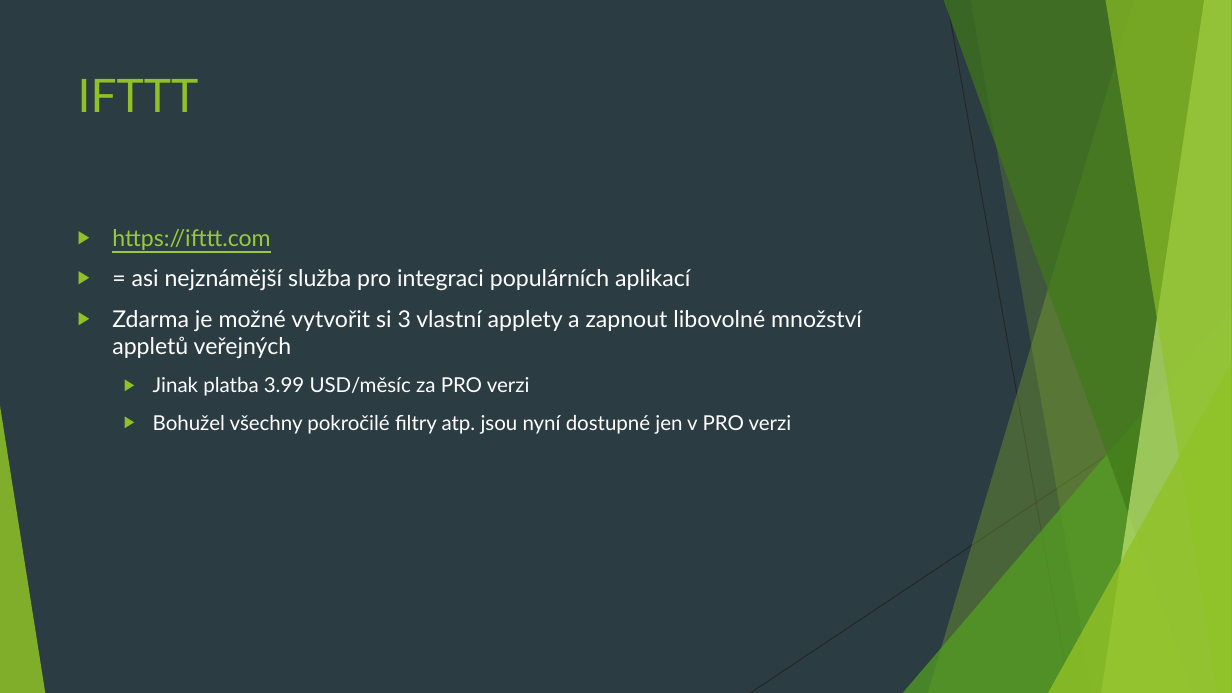
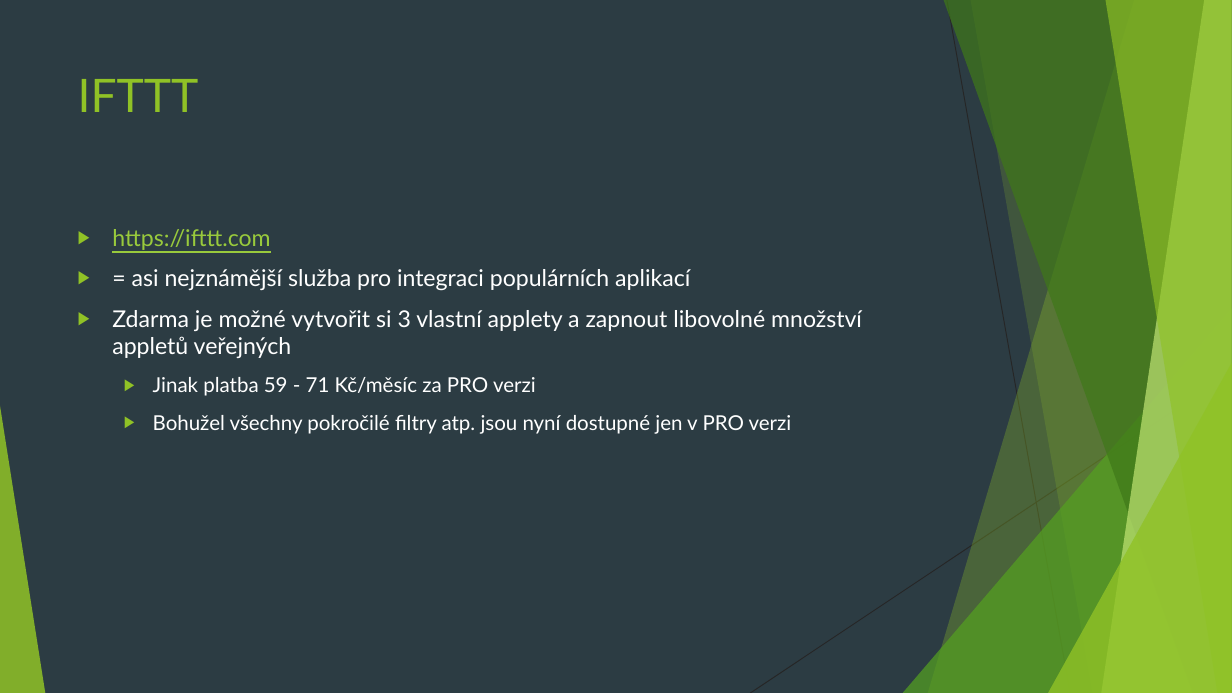
Before and after one commit to 4iz160/cviceni, a slide deck: slide 11 of 11-integracni-sluzby/cviceni-11.pptx. Drawn at 1232x693 pixels with LibreOffice and Linux fonts; fonts in the diff are those of the drawing. Boxes give left, top, right and bottom in pixels: in the first picture for what was removed or moved away, otherwise in the second. Text is boxed around its words. In the diff, an @@ line names an element or a change of style, - is before the commit and + after.

```diff
--- a/11-integracni-sluzby/cviceni-11.pptx
+++ b/11-integracni-sluzby/cviceni-11.pptx
@@ text at <box>153,377,536,396</box>: text changed @@
-  ▶ Jinak platba 3.99 USD/měsíc za PRO verzi
+  ▶ Jinak platba 59 - 71 Kč/měsíc za PRO verzi
```
Also in this commit, not shown: 7 other slides changed, 3 slides added, 1 slide removed, 1 other file.
